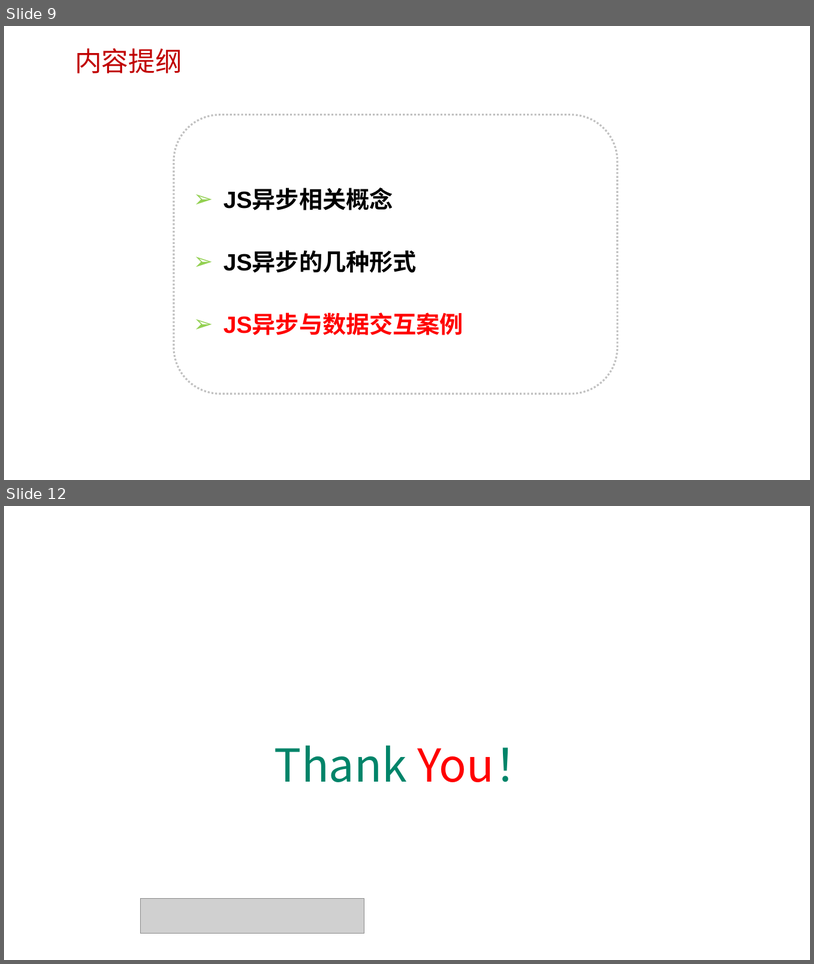
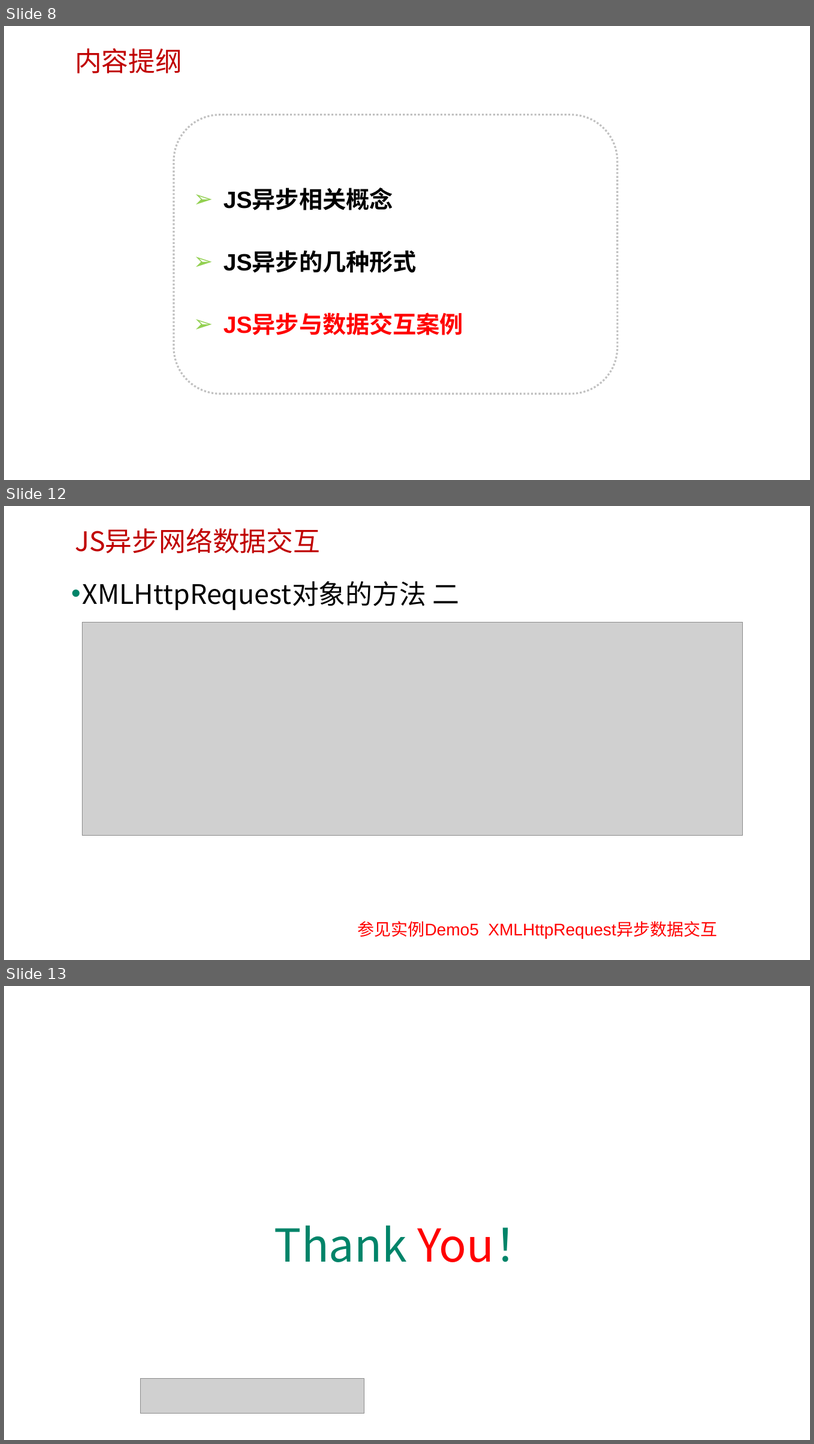
Before and after one commit to edu2act/course-javascript-advanced, a slide deck: 课程PPT/12.JavaScript异步与网络数据交互.pptx. Shown one above the other, each under a label of ours: slides 9 and 12 before the commit, slides 8, 12 and 13 after it; the slides between them are not shown. The pictures are 814x964 and 814x1444 pixels, drawn with LibreOffice and Linux fonts; fonts in the diff are those of the drawing; grey boxes stand for pictures; background and template pictures are left out. Boxes give left, top, right and bottom in pixels: in the first picture for what was removed or moved away, otherwise in the second. Text is boxed around its words. In the diff, an @@ line names an element or a change of style, - is before the commit and + after.

```diff
--- a/课程PPT/12.JavaScript异步与网络数据交互.pptx
+++ b/课程PPT/12.JavaScript异步与网络数据交互.pptx
@@ slide 12 added at (4,506,810,960), background picture (left out) @@
@@ text added at (75,528,320,553), 32 pt, text #C00000 @@
+JS异步网络数据交互
@@ text added at (83,581,459,610), 32 pt, text #000000 @@
+• XMLHttpRequest对象的方法 二
@@ picture added at (82,622,743,835) @@
@@ text added at (357,921,717,939), 20 pt, text #FF0000 @@
+参见实例Demo5 XMLHttpRequest异步数据交互
@@ what was slide 9 is now slide 8 @@
@@ what was slide 12 is now slide 13 @@
```
Also in this commit, not shown: 4 slides changed, 4 other slides added, 4 slides removed, 33 other files.
